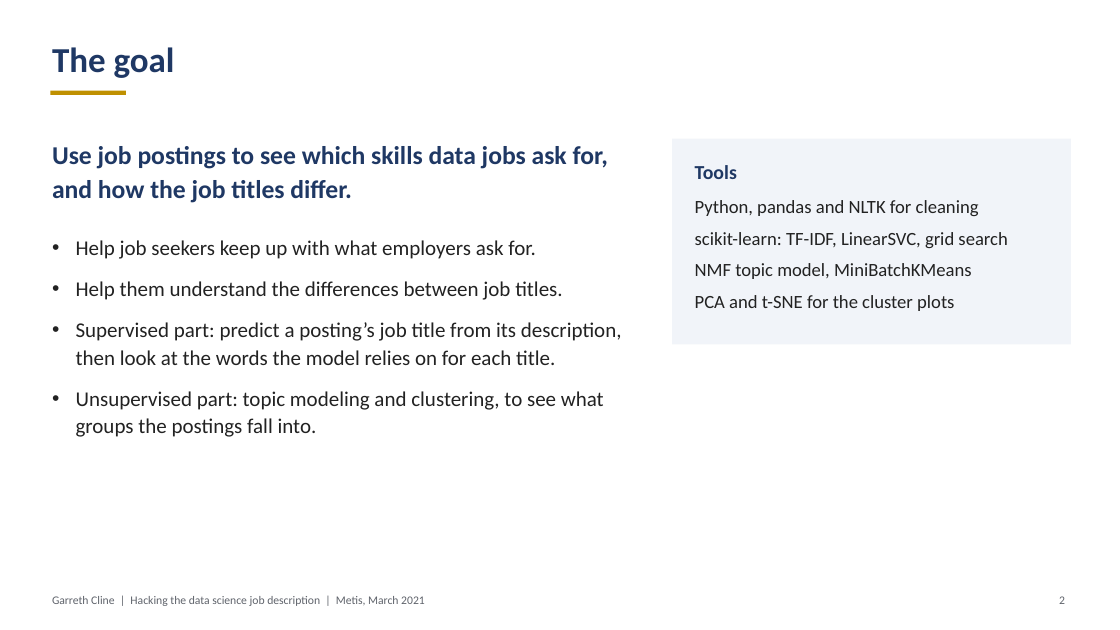
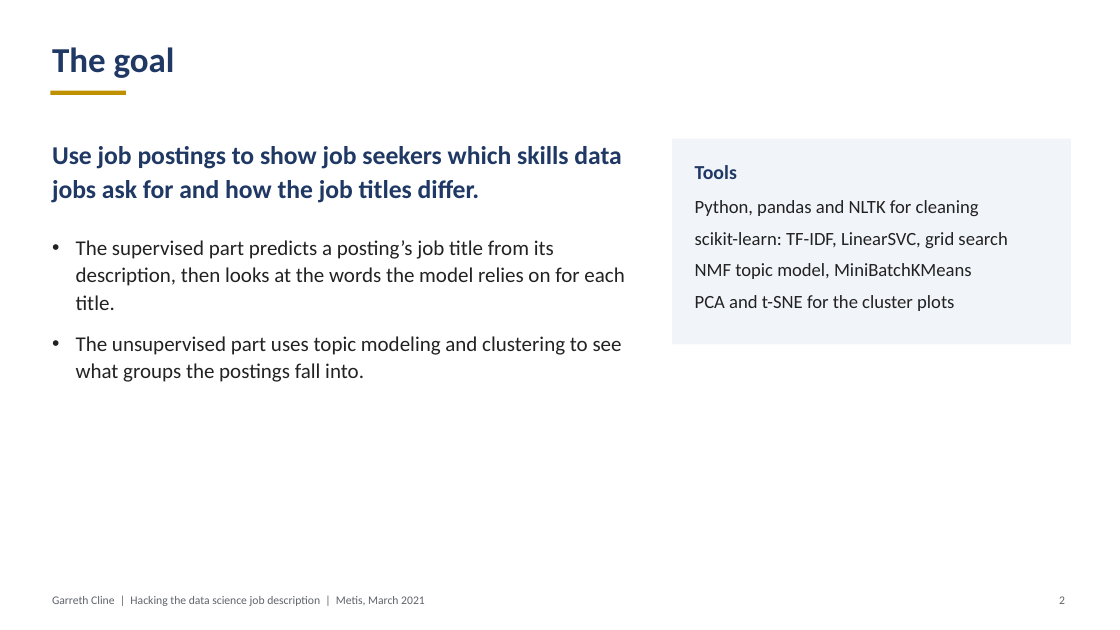
Before and after one commit to garrethcline/Hacking-the-Data-Science-Job-Description, a slide deck: slide 2 of Project 5 Presentation.pptx. Drawn at 1120x630 pixels with LibreOffice and Linux fonts; fonts in the diff are those of the drawing. Boxes give left, top, right and bottom in pixels: in the first picture for what was removed or moved away, otherwise in the second. Text is boxed around its words. In the diff, an @@ line names an element or a change of style, - is before the commit and + after.

```diff
--- a/Project 5 Presentation.pptx
+++ b/Project 5 Presentation.pptx
@@ text at [52,146,621,203]: text changed @@
-Use job postings to see which skills data jobs ask for, and how the job titles differ.
+Use job postings to show job seekers which skills data jobs ask for and how the job titles differ.
@@ text at [76,240,624,382]: text changed @@
-• Help job seekers keep up with what employers ask for.
-• Help them understand the differences between job titles.
-• Supervised part: predict a posting’s job title from its description, then look at the words the model relies on for each title.
-• Unsupervised part: topic modeling and clustering, to see what groups the postings fall into.
+• The supervised part predicts a posting’s job title from its description, then looks at the words the model relies on for each title.
+• The unsupervised part uses topic modeling and clustering to see what groups the postings fall into.
```
Also in this commit, not shown: 1 other slide changed, 1 other file.
